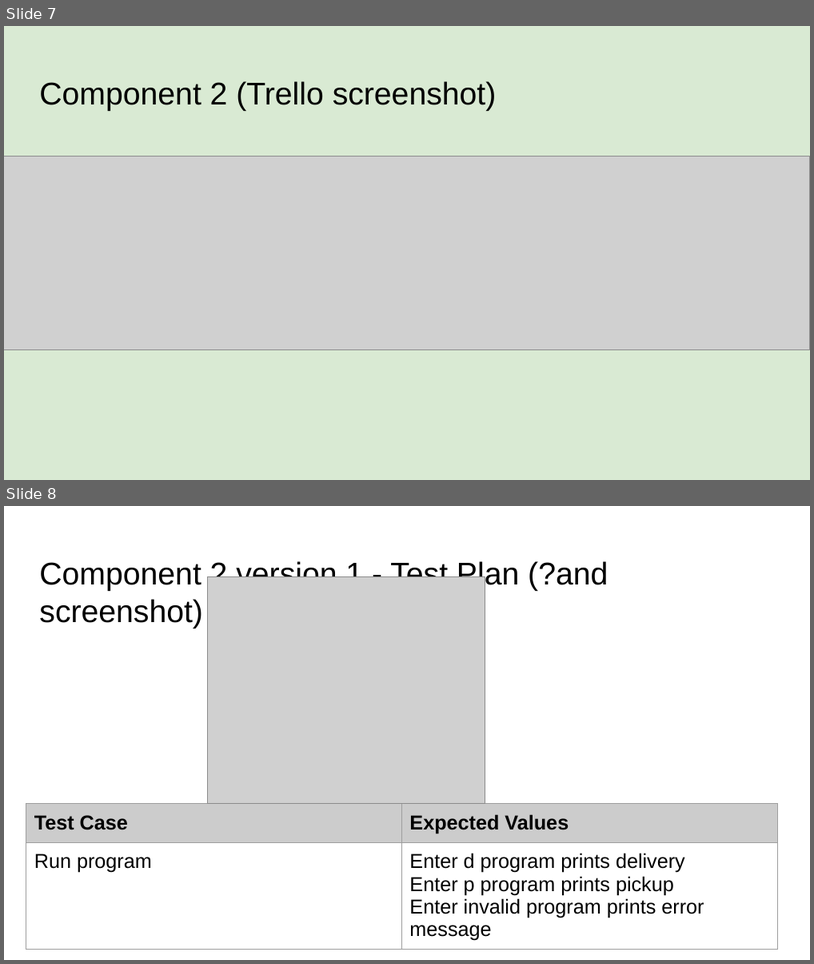
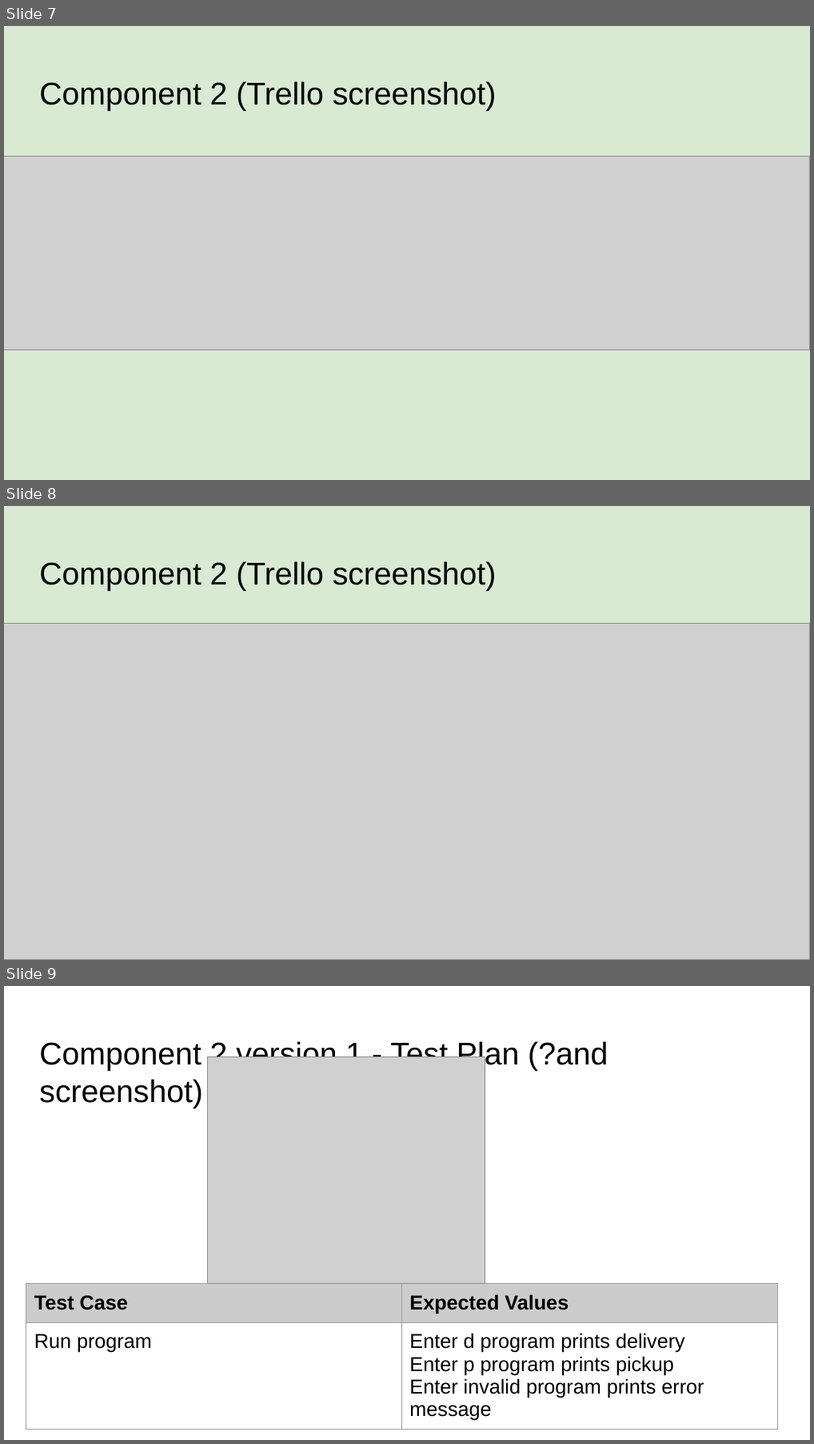
Before and after one commit to George7387/pizza_bot, a slide deck: 022_91893+_+91897+Documentation.pptx. Shown one above the other, each under a label of ours: slides 7 and 8 before the commit, slides 7, 8 and 9 after it. The pictures are 814x964 and 814x1444 pixels, drawn with LibreOffice and Linux fonts; fonts in the diff are those of the drawing; grey boxes stand for pictures. Boxes give left, top, right and bottom in pixels: in the first picture for what was removed or moved away, otherwise in the second. Text is boxed around its words. In the diff, an @@ line names an element or a change of style, - is before the commit and + after.

```diff
--- a/022_91893+_+91897+Documentation.pptx
+++ b/022_91893+_+91897+Documentation.pptx
@@ slide 8 added at box(4, 506, 810, 960), background #D9EAD3 @@
@@ title added at box(39, 561, 497, 591), 28 pt, text #000000 @@
+Component 2 (Trello screenshot)
@@ picture added at box(4, 623, 810, 960) @@
@@ what was slide 8 is now slide 9 @@
```
